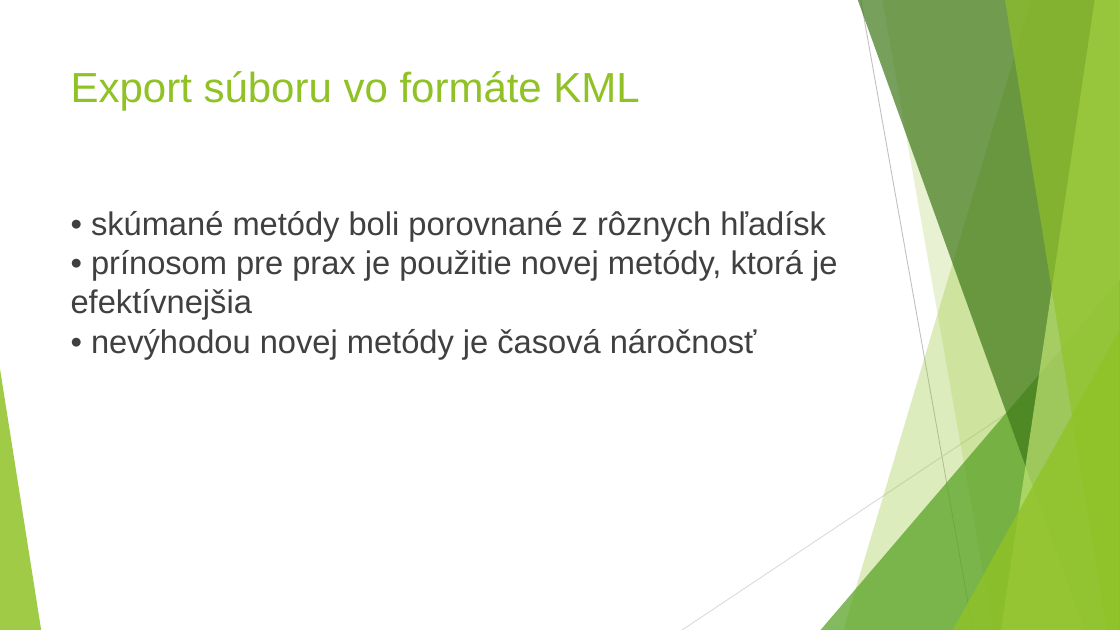
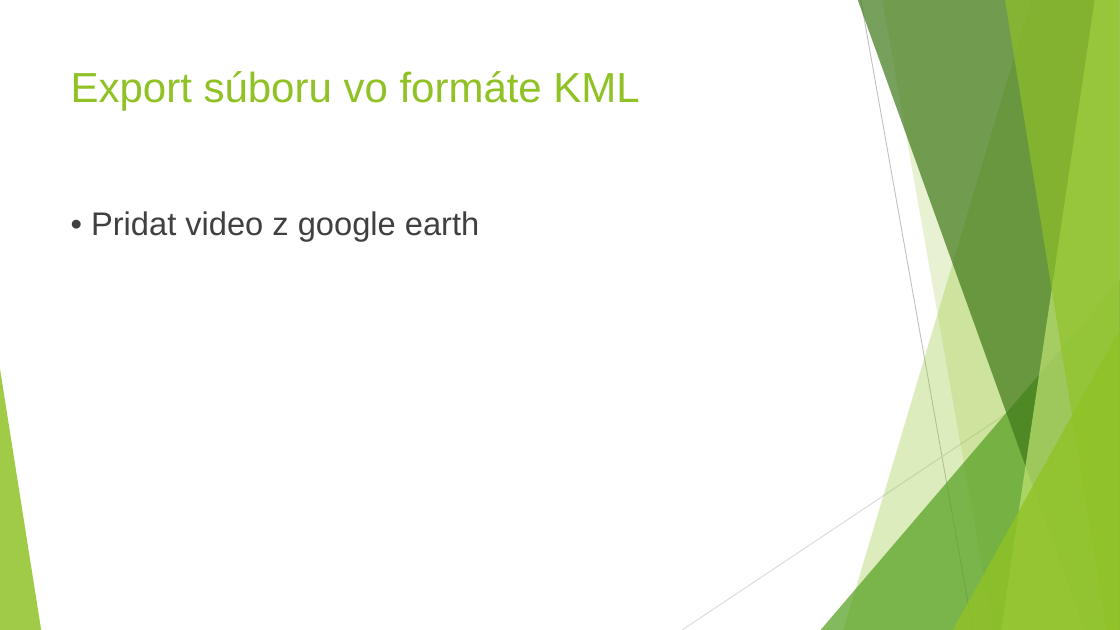
Before and after one commit to gameblaer/zaverecna_praca_bc, a slide deck: slide 9 of Prezentacia_Vrták_Martin.pptx (slide 8 before the commit). Drawn at 1120x630 pixels with LibreOffice and Linux fonts; fonts in the diff are those of the drawing. Boxes give left, top, right and bottom in pixels: in the first picture for what was removed or moved away, otherwise in the second. Text is boxed around its words. In the diff, an @@ line names an element or a change of style, - is before the commit and + after.

Commit message:
update slides

```diff
--- a/Prezentacia_Vrták_Martin.pptx
+++ b/Prezentacia_Vrták_Martin.pptx
@@ text at (91, 211, 479, 241): text changed @@
-• skúmané metódy boli porovnané z rôznych hľadísk
-• prínosom pre prax je použitie novej metódy, ktorá je efektívnejšia
-• nevýhodou novej metódy je časová náročnosť
+• Pridat video z google earth
```
Also in this commit, not shown: 2 other slides changed, 2 slides added, 1 slide removed.
